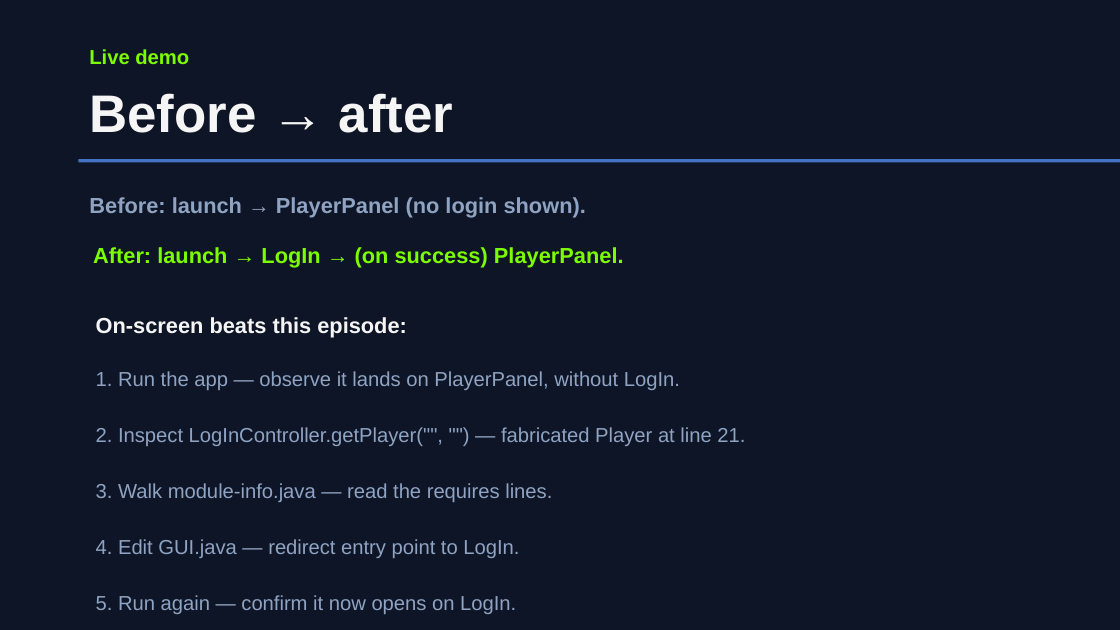
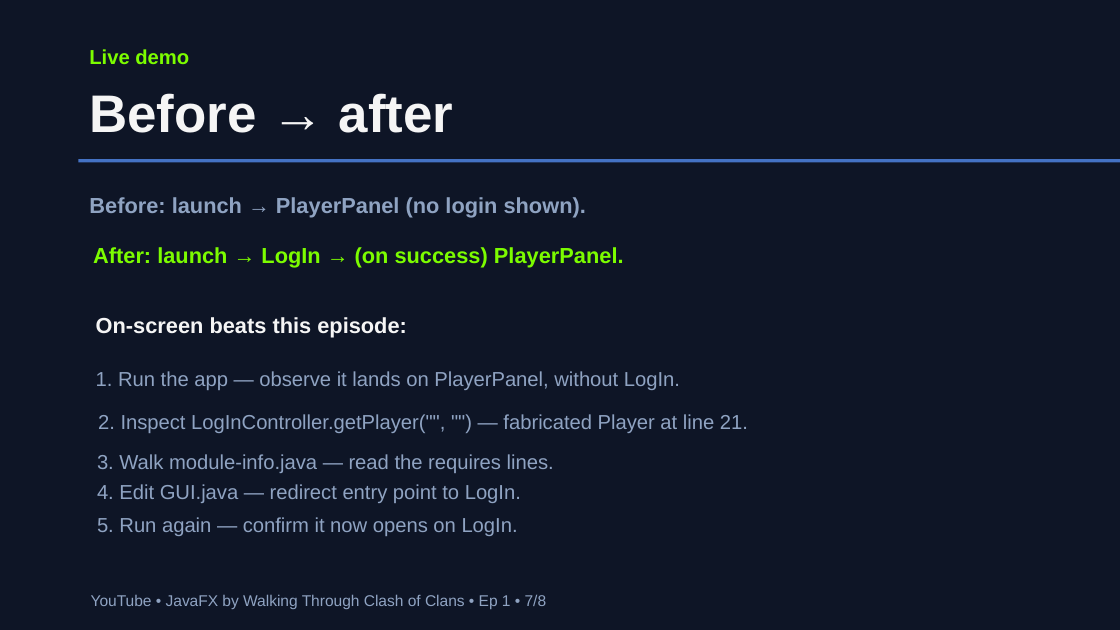
Before and after one commit to sPyOpenSource/applications, a slide deck: slide 7 of COC/docs/Ep1-This-App-Skips-Login-Screen.odp. Drawn at 1120x630 pixels with LibreOffice and Linux fonts; fonts in the diff are those of the drawing. Boxes give left, top, right and bottom in pixels: in the first picture for what was removed or moved away, otherwise in the second. Text is boxed around its words. In the diff, an @@ line names an element or a change of style, - is before the commit and + after.

```diff
--- a/COC/docs/Ep1-This-App-Skips-Login-Screen.odp
+++ b/COC/docs/Ep1-This-App-Skips-Login-Screen.odp
@@ text "2. Inspect LogInController.getPlayer("", "") — ...": place and size @@
-text "2. Inspect LogInController.getPlayer("", "") — ..." at <box>96,427,745,446</box>
+text "2. Inspect LogInController.getPlayer("", "") — ..." at <box>98,414,748,433</box>
@@ text "3. Walk module-info.java — read ...": place and size @@
-text "3. Walk module-info.java — read ..." at <box>96,483,552,502</box>
+text "3. Walk module-info.java — read ..." at <box>97,454,554,473</box>
@@ text "4. Edit GUI.java — redirect ...": place and size @@
-text "4. Edit GUI.java — redirect ..." at <box>96,539,519,558</box>
+text "4. Edit GUI.java — redirect ..." at <box>97,484,521,503</box>
@@ text "5. Run again — confirm ...": place and size @@
-text "5. Run again — confirm ..." at <box>96,595,516,614</box>
+text "5. Run again — confirm ..." at <box>97,517,518,536</box>
@@ text added at <box>91,594,547,609</box>, 10 pt, text #8FA3C2 @@
+YouTube • JavaFX by Walking Through Clash of Clans • Ep 1 • 7/8
```
Also in this commit, not shown: 2 other slides changed, 17 other files.
